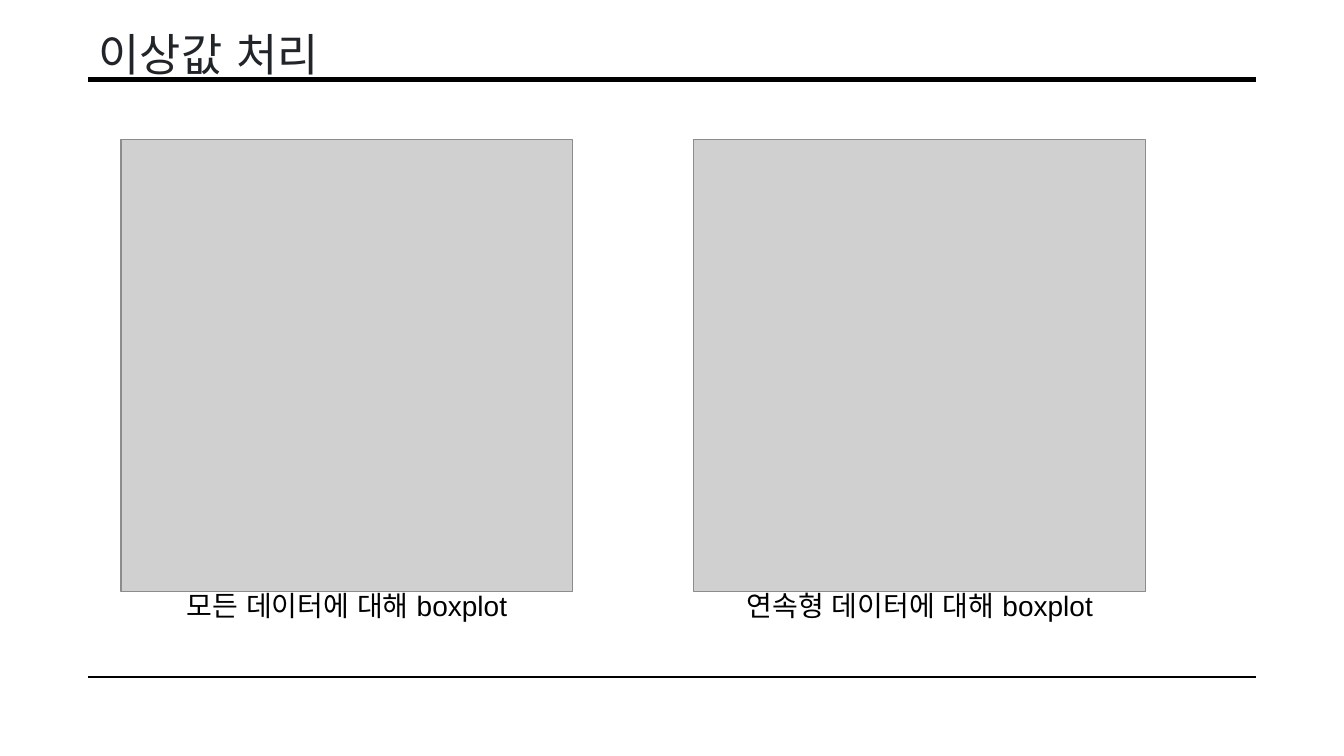
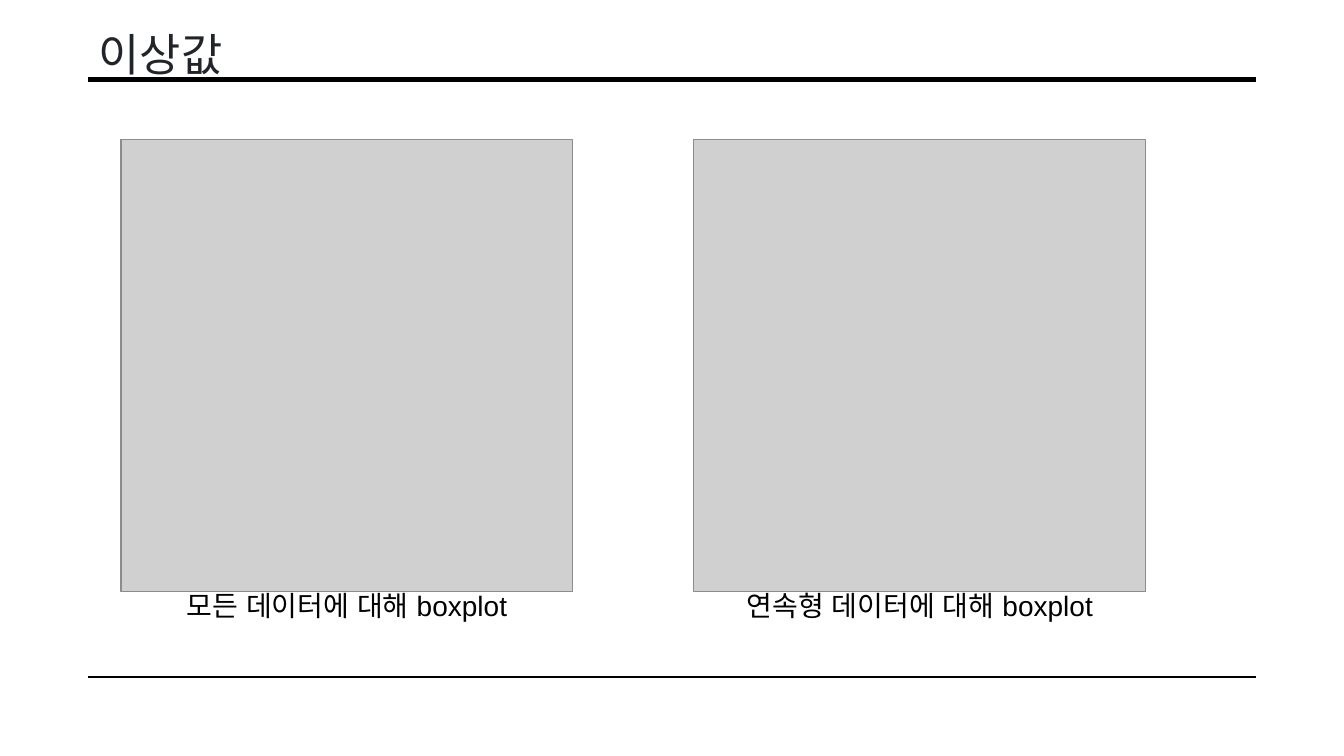
Before and after one commit to pillwood/Heart-Disease-Prediction, a slide deck: slide 9 of 201조 데이터 전처리.pptx (slide 8 before the commit). Drawn at 1344x756 pixels with LibreOffice and Linux fonts; fonts in the diff are those of the drawing; grey boxes stand for pictures. Boxes give left, top, right and bottom in pixels: in the first picture for what was removed or moved away, otherwise in the second. Text is boxed around its words. In the diff, an @@ line names an element or a change of style, - is before the commit and + after.

```diff
--- a/201조 데이터 전처리.pptx
+++ b/201조 데이터 전처리.pptx
@@ title at [98, 34, 223, 82]: text changed @@
-이상값 처리
+이상값
```
Also in this commit, not shown: 9 other slides changed, 6 slides removed.
